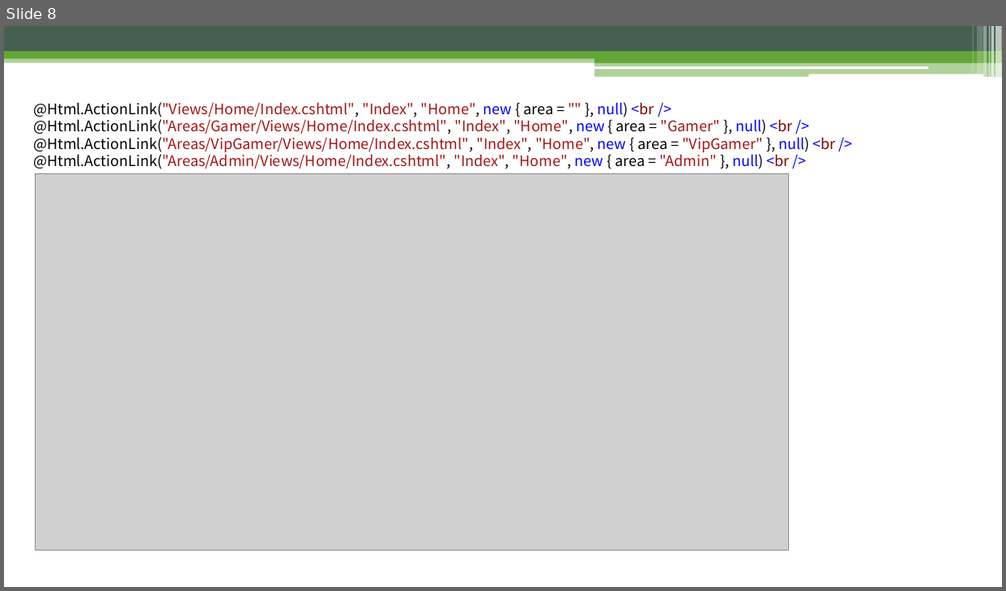
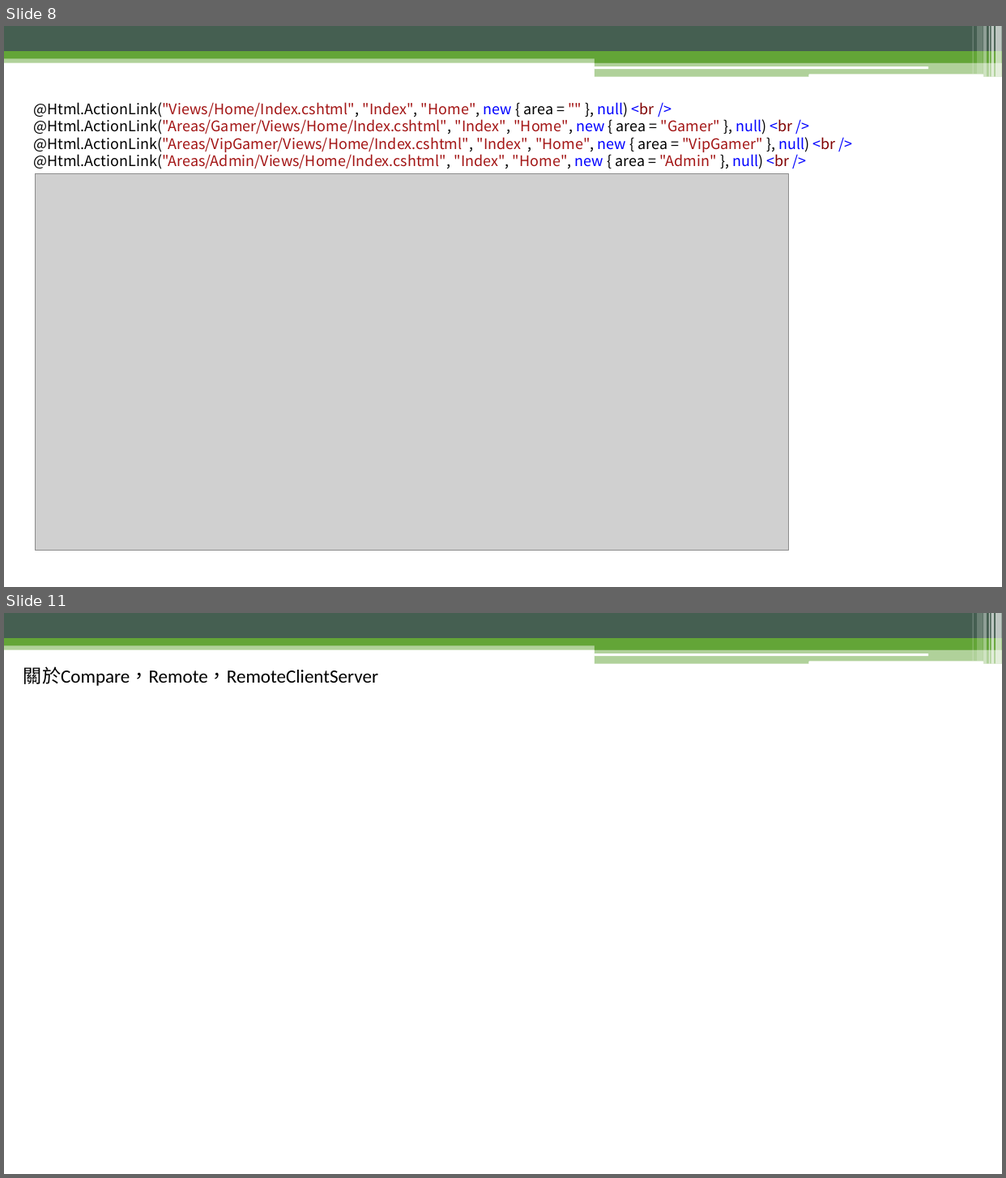
Before and after one commit to f85084/MVC, a slide deck: 現代 .Net 開發者之路 - MVC 完全精通.pptx. Shown one above the other, each under a label of ours: slide 8 before the commit, slides 8 and 11 after it; the slides between them are not shown. The pictures are 1006x591 and 1006x1178 pixels, drawn with LibreOffice and Linux fonts; fonts in the diff are those of the drawing; grey boxes stand for pictures. Boxes give left, top, right and bottom in pixels: in the first picture for what was removed or moved away, otherwise in the second. Text is boxed around its words. In the diff, an @@ line names an element or a change of style, - is before the commit and + after.

```diff
--- a/現代 .Net 開發者之路 - MVC 完全精通.pptx
+++ b/現代 .Net 開發者之路 - MVC 完全精通.pptx
@@ slide 11 added at (x1=4, y1=613, x2=1002, y2=1174), background #FFFFFF; not listed: 13 template elements that a slide beside it also shows @@
@@ text added at (x1=23, y1=666, x2=378, y2=686), 18 pt, text #000000 @@
+關於Compare，Remote，RemoteClientServer
```
Also in this commit, not shown: 1 slide changed, 1 other slide added, 9 other files.
